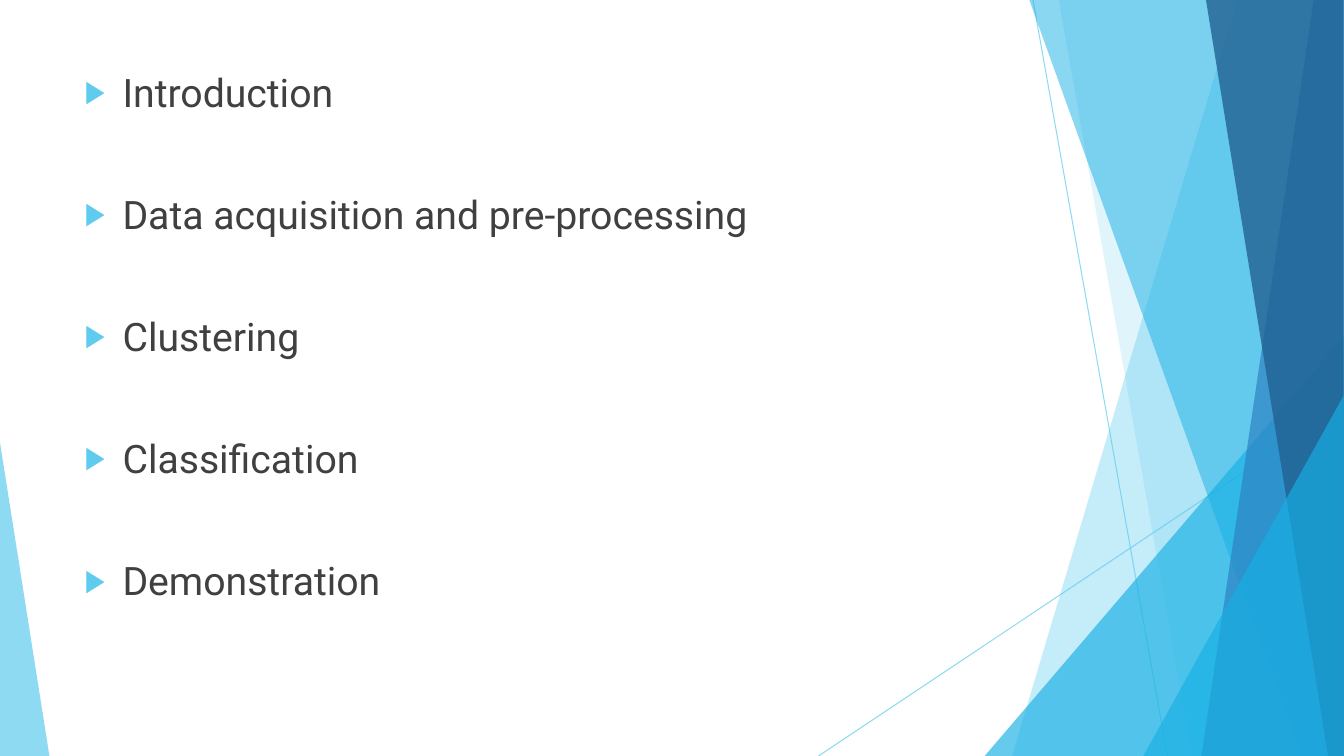
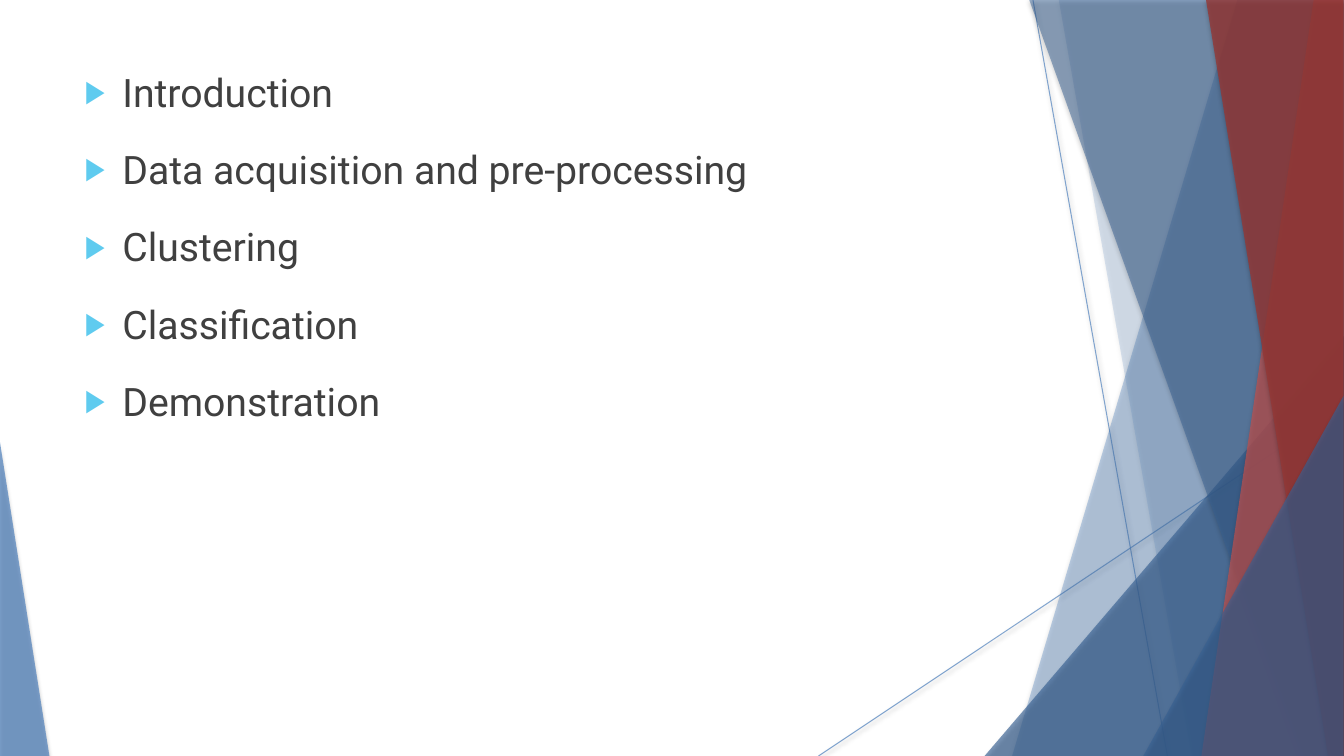
Before and after one commit to DavidS3141/HandwrittenEquationRecognizer, a slide deck: slide 2 of report/presentation/HER - Presentation.pptx. Drawn at 1344x756 pixels with LibreOffice and Linux fonts; fonts in the diff are those of the drawing. Boxes give left, top, right and bottom in pixels: in the first picture for what was removed or moved away, otherwise in the second. Text is boxed around its words. In the diff, an @@ line names an element or a change of style, - is before the commit and + after.

Commit message:
presentation clustering part

```diff
--- a/report/presentation/HER - Presentation.pptx
+++ b/report/presentation/HER - Presentation.pptx
@@ freeform shape at (1012,0,1344,756): fill #5FCBEF at 36% opacity to #4F81BD at 36% opacity; shadow on @@
@@ freeform shape at (1029,0,1344,756): fill #17B0E4 at 50% opacity to #376092 at 50% opacity; shadow on @@
@@ line (1033, 0) - (1168, 756): stroke #5FCBEF 0.75 pt to #4F81BD 0.74 pt @@
@@ freeform shape at (1059,0,1344,756): fill #5FCBEF at 20% opacity to #4F81BD at 20% opacity; shadow on; outline redrawn @@
@@ freeform shape at (1202,0,1344,756): fill #2E83C3 at 70% opacity to #C0504D at 70% opacity; shadow on @@
@@ freeform shape at (1206,0,1344,756): fill #226292 at 80% opacity to #953735 at 80% opacity; shadow on @@
@@ text "Introduction" at (122,77,747,417): indent changed; less space between paragraphs @@
@@ triangle at (985,336,1344,756): fill #17B0E4 at 66% opacity to #376092 at 66% opacity; shadow on @@
@@ line (1344, 406) - (819, 756): stroke #5FCBEF 0.75 pt to #4F81BD 0.74 pt @@
@@ triangle at (1143,396,1344,756): fill #17B0E4 at 66% opacity to #376092 at 66% opacity; shadow on @@
@@ triangle at (0,443,49,756): fill #5FCBEF at 70% opacity to #4F81BD at 70% opacity; shadow on @@
```
Also in this commit, not shown: 5 other slides changed, 2 slides added, 2 slides removed.
